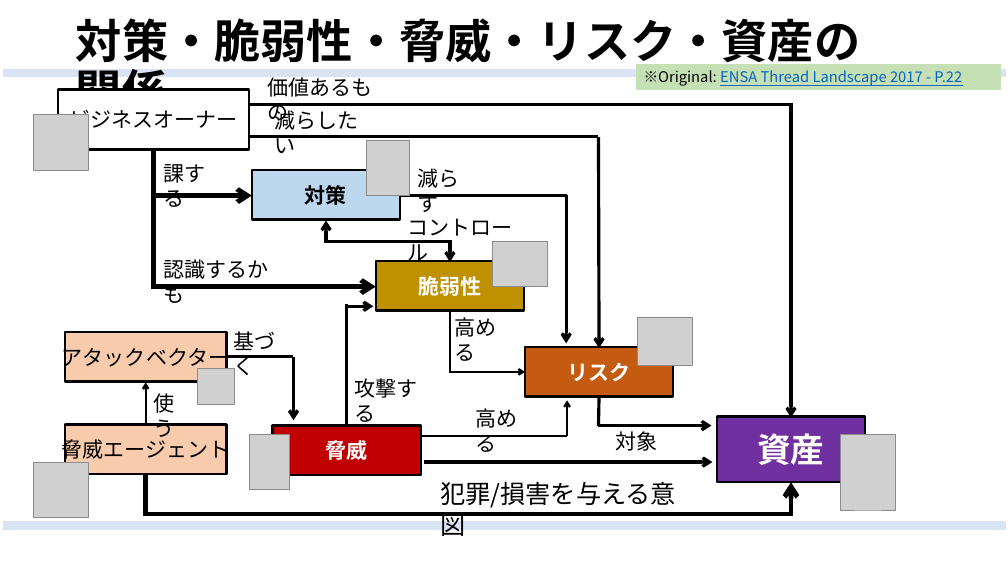
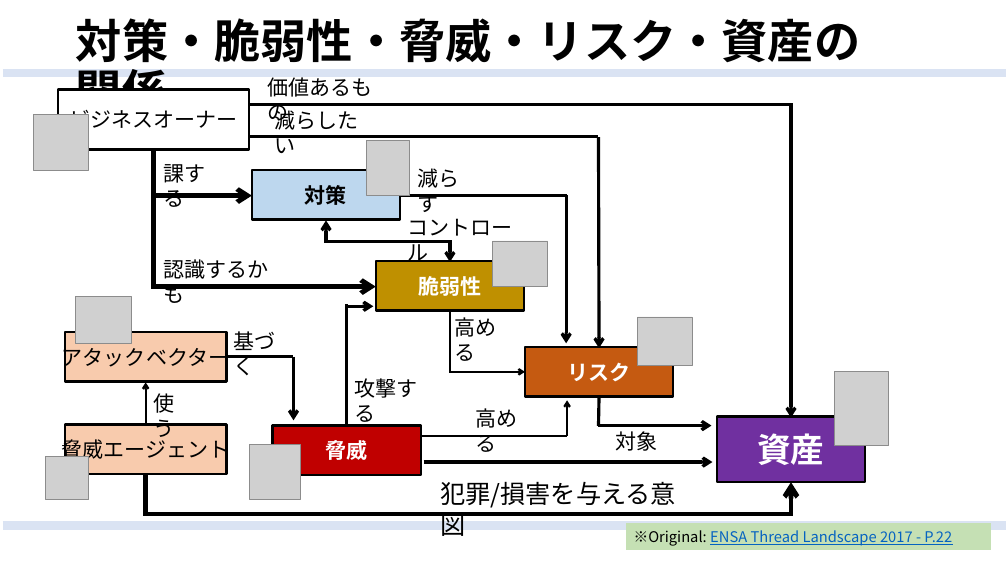
Before and after one commit to zash11o/Materials, a slide deck: slide 1 of Original_Format/対策・脆弱性・脅威・リスク・資産の関係.pptx. Drawn at 1008x567 pixels with LibreOffice and Linux fonts; fonts in the diff are those of the drawing; grey boxes stand for pictures. Boxes give left, top, right and bottom in pixels: in the first picture for what was removed or moved away, otherwise in the second. Text is boxed around its words. In the diff, an @@ line names an element or a change of style, - is before the commit and + after.

```diff
--- a/Original_Format/対策・脆弱性・脅威・リスク・資産の関係.pptx
+++ b/Original_Format/対策・脆弱性・脅威・リスク・資産の関係.pptx
@@ page number removed at <box>960,64,983,72</box> @@
-1
@@ picture added at <box>76,297,131,343</box> @@
@@ picture removed at <box>198,368,234,405</box> @@
@@ picture added at <box>835,372,889,446</box> @@
@@ picture: place and size @@
-picture at <box>250,435,290,490</box>
+picture at <box>250,445,300,500</box>
@@ picture removed at <box>841,435,896,510</box> @@
@@ picture removed at <box>34,462,89,517</box> @@
@@ picture added at <box>45,457,88,500</box> @@
@@ rectangle "※Original: ENSA Thread Landscape 2017 ...": place and size @@
-rectangle "※Original: ENSA Thread Landscape 2017 ..." at <box>636,64,1000,89</box>
+rectangle "※Original: ENSA Thread Landscape 2017 ..." at <box>626,524,991,549</box>
```
